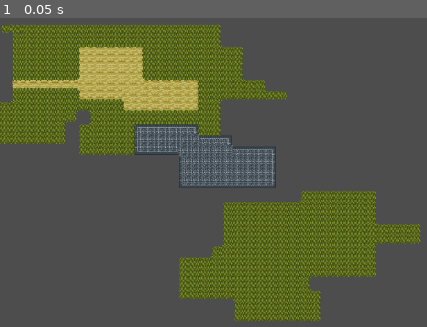
Above: before the commit, frame 1.
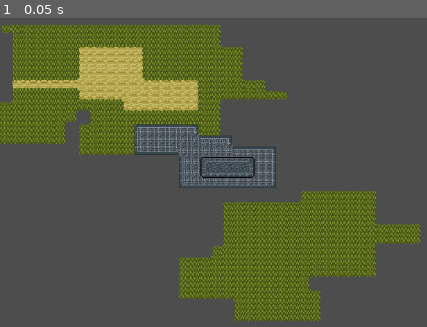
Above: after the commit, the same moment.

Repository: DenilsonDesigns/Fake-Lufia
Game: Godot game, scene res://scenes/test/ground_terrains.tscn
The game is run twice, just before and just after one commit, with the same random seed, the same clock (stepped at 60 frames per second) and the same inputs. The project has no main scene, so this scene is started directly.
Inputs:
- Up to frame 1 (0.05 s): no input

The runs differ from the first frame. In frame 1, 0.4% of the frame differs, in the area x 46-60%, y 44-52%.

Commit message:
add stone marquee tileset

Diff:
--- a/scenes/test/ground_terrains.tscn
+++ b/scenes/test/ground_terrains.tscn
@@ -1,8 +1,9 @@
-[gd_scene load_steps=4 format=4 uid="uid://ddg3ex7hnuygm"]
+[gd_scene load_steps=5 format=4 uid="uid://ddg3ex7hnuygm"]
 
 [ext_resource type="TileSet" uid="uid://b56ioxhxtu7wv" path="res://tile_sets/grass_tileset.tres" id="1_p2cfl"]
 [ext_resource type="TileSet" uid="uid://ds82o3ocqij05" path="res://tile_sets/dirtpath_tileset.tres" id="2_8mw3b"]
 [ext_resource type="TileSet" uid="uid://djcrsl7p05wdt" path="res://tile_sets/stonepath_tileset.tres" id="3_8mw3b"]
+[ext_resource type="TileSet" uid="uid://sk1bwvbxp4ac" path="res://tile_sets/stonemarquee_tileset.tres" id="4_qp4d4"]
 
 [node name="GroundTerrains" type="Node2D"]
 
@@ -17,3 +18,7 @@
 [node name="StonePath" type="TileMapLayer" parent="."]
 tile_map_data = PackedByteArray("AAAMAAwAAAAAAAAAAAAMAA0AAAAAAAEAAAANAA0AAAABAAEAAAAOAA0AAAABAAEAAAAOAAwAAAABAAAAAAAPAA …(800 unchanged characters)…
 tile_set = ExtResource("3_8mw3b")
+
+[node name="StoneMarquee" type="TileMapLayer" parent="."]
+tile_map_data = PackedByteArray("AAAWABAAAAACAAIAAAAWAA8AAAACAAAAAAAVABAAAAABAAIAAAAVAA8AAAABAAAAAAAUABAAAAABAAIAAAAUAA8AAAABAAAAAAATABAAAAABAAIAAAATAA8AAAABAAAAAAASABAAAAAAAAIAAAASAA8AAAAAAAAAAAA=")
+tile_set = ExtResource("4_qp4d4")
--- /dev/null
+++ b/tile_sets/stonemarquee_tileset.tres
@@ -0,0 +1,159 @@
+[gd_resource type="TileSet" load_steps=3 format=3 uid="uid://sk1bwvbxp4ac"]
+
+[ext_resource type="Texture2D" uid="uid://ihceb43n26o2" path="res://assets/environment/stonemarquee_tileset.png" id="1_2whd5"]
+
+[sub_resource type="TileSetAtlasSource" id="TileSetAtlasSource_2vkw2"]
+texture = ExtResource("1_2whd5")
+0:0/0 = 0
+0:0/0/terrain_set = 0
+0:0/0/terrain = 0
+0:0/0/terrains_peering_bit/right_side = 0
+0:0/0/terrains_peering_bit/bottom_right_corner = 0
+0:0/0/terrains_peering_bit/bottom_side = 0
+1:0/0 = 0
+1:0/0/terrain_set = 0
+1:0/0/terrain = 0
+1:0/0/terrains_peering_bit/right_side = 0
+1:0/0/terrains_peering_bit/bottom_right_corner = 0
+1:0/0/terrains_peering_bit/bottom_side = 0
+1:0/0/terrains_peering_bit/bottom_left_corner = 0
+1:0/0/terrains_peering_bit/left_side = 0
+2:0/0 = 0
+2:0/0/terrain_set = 0
+2:0/0/terrain = 0
+2:0/0/terrains_peering_bit/bottom_side = 0
+2:0/0/terrains_peering_bit/bottom_left_corner = 0
+2:0/0/terrains_peering_bit/left_side = 0
+3:0/0 = 0
+3:0/0/terrain_set = 0
+3:0/0/terrain = 0
+3:0/0/terrains_peering_bit/bottom_side = 0
+4:0/0 = 0
+4:0/0/terrain_set = 0
+4:0/0/terrain = 0
+4:0/0/terrains_peering_bit/right_side = 0
+4:0/0/terrains_peering_bit/bottom_side = 0
+5:0/0 = 0
+5:0/0/terrain_set = 0
+5:0/0/terrain = 0
+5:0/0/terrains_peering_bit/right_side = 0
+5:0/0/terrains_peering_bit/bottom_side = 0
+5:0/0/terrains_peering_bit/left_side = 0
+6:0/0 = 0
+6:0/0/terrain_set = 0
+6:0/0/terrain = 0
+6:0/0/terrains_peering_bit/bottom_side = 0
+6:0/0/terrains_peering_bit/left_side = 0
+0:1/0 = 0
+0:1/0/terrain_set = 0
+0:1/0/terrain = 0
+0:1/0/terrains_peering_bit/right_side = 0
+0:1/0/terrains_peering_bit/bottom_right_corner = 0
+0:1/0/terrains_peering_bit/bottom_side = 0
+0:1/0/terrains_peering_bit/top_side = 0
+0:1/0/terrains_peering_bit/top_right_corner = 0
+1:1/0 = 0
+1:1/0/terrain_set = 0
+1:1/0/terrain = 0
+1:1/0/terrains_peering_bit/right_side = 0
+1:1/0/terrains_peering_bit/bottom_right_corner = 0
+1:1/0/terrains_peering_bit/bottom_side = 0
+1:1/0/terrains_peering_bit/bottom_left_corner = 0
+1:1/0/terrains_peering_bit/left_side = 0
+1:1/0/terrains_peering_bit/top_left_corner = 0
+1:1/0/terrains_peering_bit/top_side = 0
+1:1/0/terrains_peering_bit/top_right_corner = 0
+2:1/0 = 0
+2:1/0/terrain_set = 0
+2:1/0/terrain = 0
+2:1/0/terrains_peering_bit/bottom_side = 0
+2:1/0/terrains_peering_bit/bottom_left_corner = 0
+2:1/0/terrains_peering_bit/left_side = 0
+2:1/0/terrains_peering_bit/top_left_corner = 0
+2:1/0/terrains_peering_bit/top_side = 0
+3:1/0 = 0
+3:1/0/terrain_set = 0
+3:1/0/terrain = 0
+3:1/0/terrains_peering_bit/bottom_side = 0
+3:1/0/terrains_peering_bit/top_side = 0
+4:1/0 = 0
+4:1/0/terrain_set = 0
+4:1/0/terrain = 0
+4:1/0/terrains_peering_bit/right_side = 0
+4:1/0/terrains_peering_bit/bottom_side = 0
+4:1/0/terrains_peering_bit/top_side = 0
+5:1/0 = 0
+5:1/0/terrain_set = 0
+5:1/0/terrain = 0
+5:1/0/terrains_peering_bit/right_side = 0
+5:1/0/terrains_peering_bit/bottom_side = 0
+5:1/0/terrains_peering_bit/left_side = 0
+5:1/0/terrains_peering_bit/top_side = 0
+6:1/0 = 0
+6:1/0/terrain_set = 0
+6:1/0/terrain = 0
+6:1/0/terrains_peering_bit/bottom_side = 0
+6:1/0/terrains_peering_bit/left_side = 0
+6:1/0/terrains_peering_bit/top_side = 0
+0:2/0 = 0
+0:2/0/terrain_set = 0
+0:2/0/terrain = 0
+0:2/0/terrains_peering_bit/right_side = 0
+0:2/0/terrains_peering_bit/top_side = 0
+0:2/0/terrains_peering_bit/top_right_corner = 0
+1:2/0 = 0
+1:2/0/terrain_set = 0
+1:2/0/terrain = 0
+1:2/0/terrains_peering_bit/right_side = 0
+1:2/0/terrains_peering_bit/left_side = 0
+1:2/0/terrains_peering_bit/top_left_corner = 0
+1:2/0/terrains_peering_bit/top_side = 0
+1:2/0/terrains_peering_bit/top_right_corner = 0
+2:2/0 = 0
+2:2/0/terrain_set = 0
+2:2/0/terrain = 0
+2:2/0/terrains_peering_bit/left_side = 0
+2:2/0/terrains_peering_bit/top_left_corner = 0
+2:2/0/terrains_peering_bit/top_side = 0
+3:2/0 = 0
+3:2/0/terrain_set = 0
+3:2/0/terrain = 0
+3:2/0/terrains_peering_bit/top_side = 0
+4:2/0 = 0
+4:2/0/terrain_set = 0
+4:2/0/terrain = 0
+4:2/0/terrains_peering_bit/right_side = 0
+4:2/0/terrains_peering_bit/top_side = 0
+5:2/0 = 0
+5:2/0/terrain_set = 0
+5:2/0/terrain = 0
+5:2/0/terrains_peering_bit/right_side = 0
+5:2/0/terrains_peering_bit/left_side = 0
+5:2/0/terrains_peering_bit/top_side = 0
+6:2/0 = 0
+6:2/0/terrain_set = 0
+6:2/0/terrain = 0
+6:2/0/terrains_peering_bit/left_side = 0
+6:2/0/terrains_peering_bit/top_side = 0
+0:3/0 = 0
+0:3/0/terrain_set = 0
+0:3/0/terrain = 0
+0:3/0/terrains_peering_bit/right_side = 0
+1:3/0 = 0
+1:3/0/terrain_set = 0
+1:3/0/terrain = 0
+1:3/0/terrains_peering_bit/right_side = 0
+1:3/0/terrains_peering_bit/left_side = 0
+2:3/0 = 0
+2:3/0/terrain_set = 0
+2:3/0/terrain = 0
+2:3/0/terrains_peering_bit/left_side = 0
+3:3/0 = 0
+3:3/0/terrain_set = 0
+3:3/0/terrain = 0
+
+[resource]
+terrain_set_0/mode = 0
+terrain_set_0/terrain_0/name = "Stone Marquee"
+terrain_set_0/terrain_0/color = Color(0.5, 0.34375, 0.25, 1)
+sources/0 = SubResource("TileSetAtlasSource_2vkw2")
Binary file added: assets/environment/stonemarquee_tileset.png
Not shown, added: assets/environment/stonemarquee_tileset.png.import
